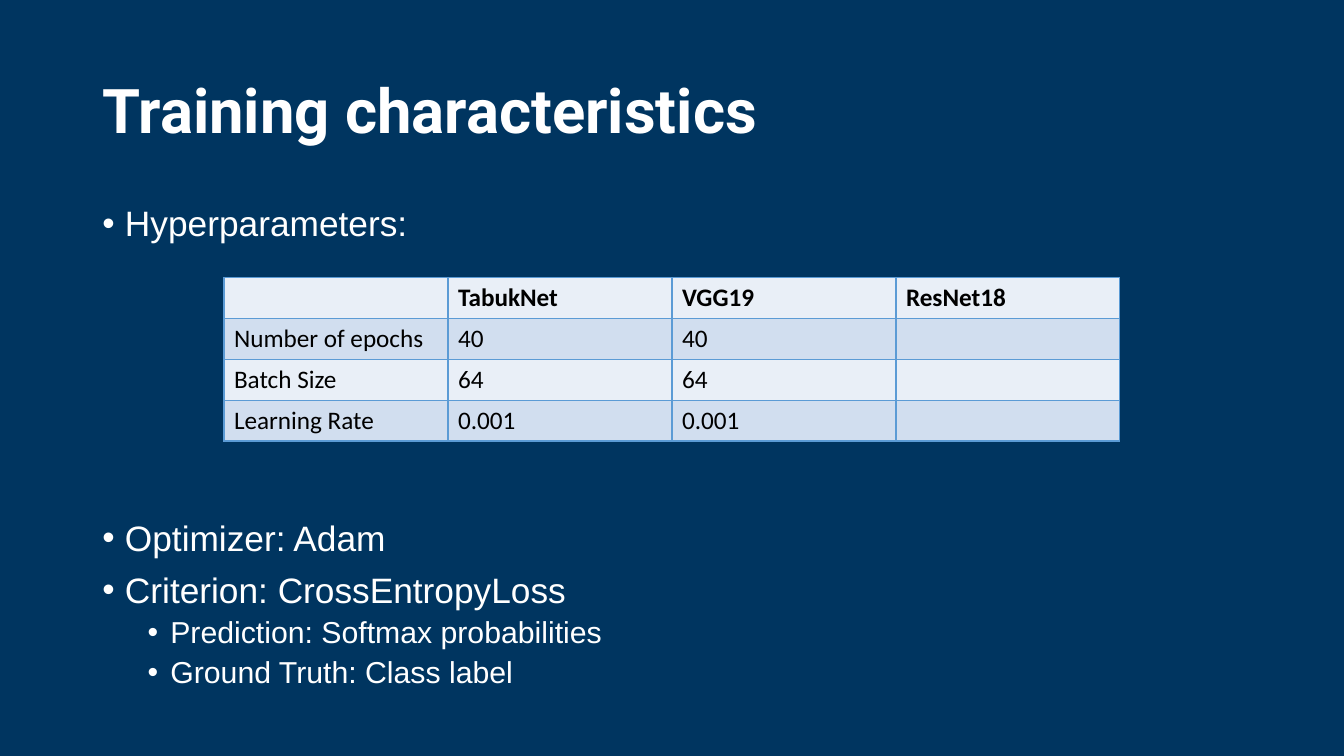
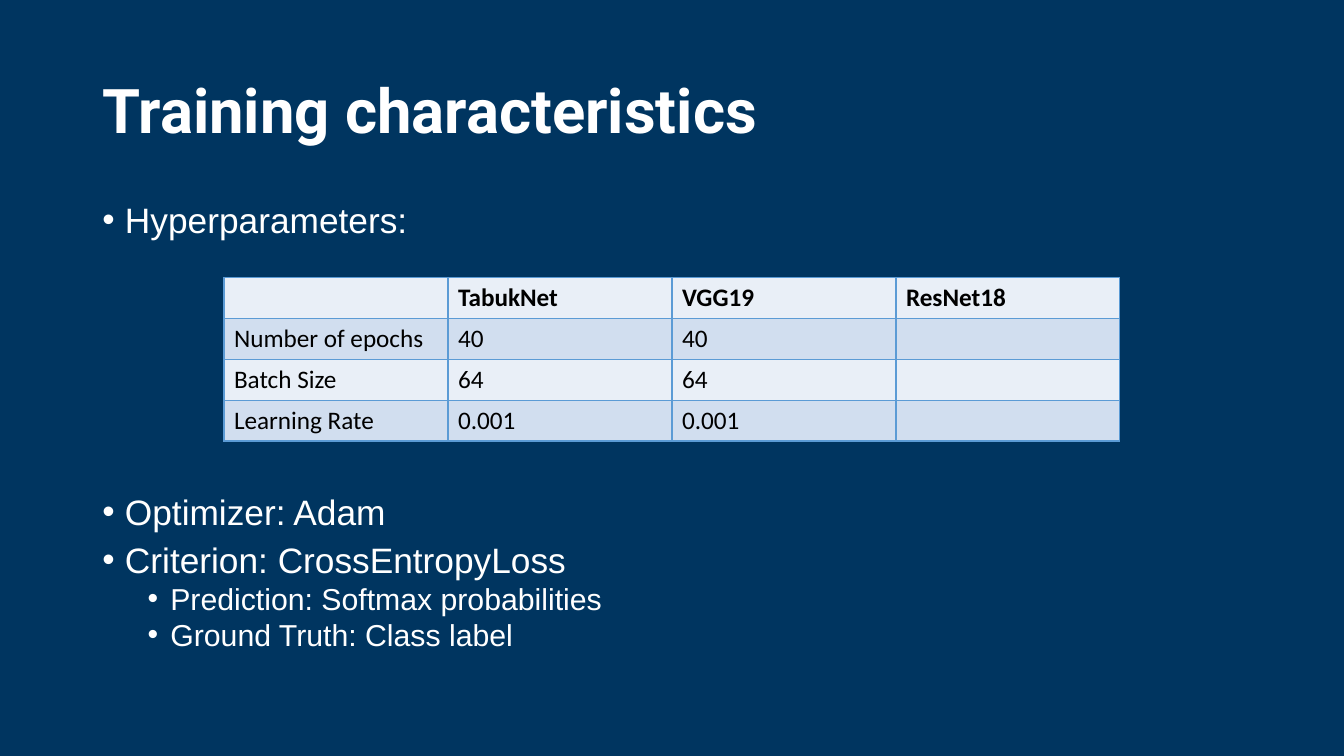
Before and after one commit to fernand0labra/ltu-M7016H, a slide deck: slide 25 of docs/presentation.pptx. Drawn at 1344x756 pixels with LibreOffice and Linux fonts; fonts in the diff are those of the drawing; background and template pictures are left out. Boxes give left, top, right and bottom in pixels: in the first picture for what was removed or moved away, otherwise in the second. Text is boxed around its words. In the diff, an @@ line names an element or a change of style, - is before the commit and + after.

```diff
--- a/docs/presentation.pptx
+++ b/docs/presentation.pptx
@@ text "Hyperparameters:" at (125, 208, 602, 647): line spacing 0.9 to 0.8 @@
```
Also in this commit, not shown: 3 other slides changed.
